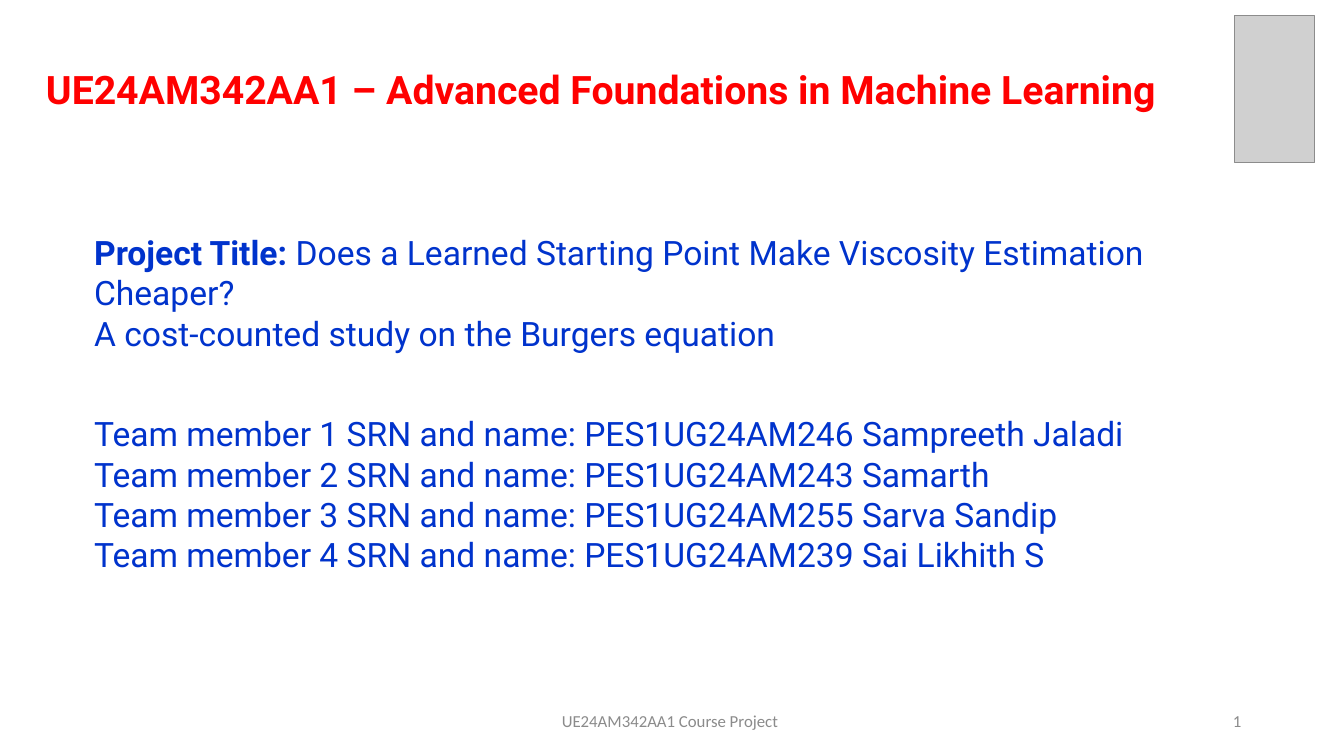
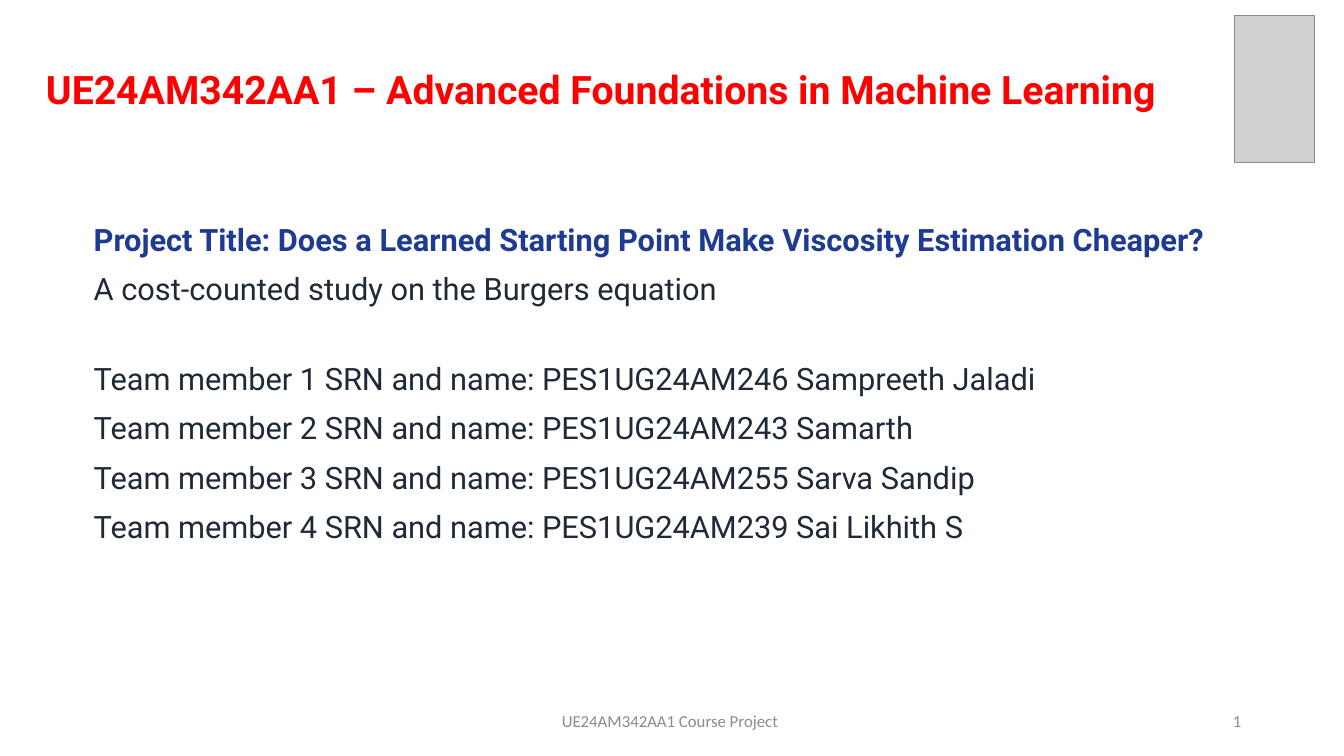
Before and after one commit to minkysponge-wq/Afml-Mini-project, a slide deck: slide 1 of docs/slides/AFML_project_slides.pptx. Drawn at 1344x756 pixels with LibreOffice and Linux fonts; fonts in the diff are those of the drawing; grey boxes stand for pictures. Boxes give left, top, right and bottom in pixels: in the first picture for what was removed or moved away, otherwise in the second. Text is boxed around its words. In the diff, an @@ line names an element or a change of style, - is before the commit and + after.

```diff
--- a/docs/slides/AFML_project_slides.pptx
+++ b/docs/slides/AFML_project_slides.pptx
@@ text "Project Title: Does a Learned ...": place and size @@
-text "Project Title: Does a Learned ..." at bbox=[94, 239, 1143, 568]
+text "Project Title: Does a Learned ..." at bbox=[94, 228, 1204, 539]
@@ text "Project Title: Does a Learned ..." at bbox=[94, 228, 1204, 539]: size 24 to 22 pt; text colour #0033CC to #1F3A93 in "Project Title: Does a Learned Starting Point ..."; bold on in "Does a Learned Starting Point Make Viscosity ..."; text colour #0033CC to #1F2937 in "A cost-counted study on the Burgers equation", "Team member 1 SRN and name: PES1UG24AM246 ...", "Team member 2 SRN and name: PES1UG24AM243 ...", "Team member 3 SRN and name: PES1UG24AM255 ..." and 1 more places; line spacing 1 to 1.1; more space between paragraphs @@
```
Also in this commit, not shown: 6 other slides changed, 3 other files.
